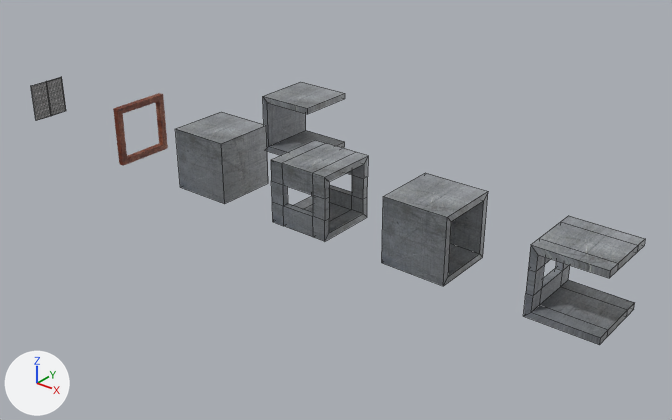
One commit to the Blender file Assets/Blender/TheOuterLevel.blend: the scene before it, then after it.
The view is the same before and after, from a camera (50 mm lens) standing at (29.9, -28.8, 17.1) and looking at (4.7, 2.7, -2.4). Arrows for +X, +Y and +Z are at lower left; the lights stay in place. Mesh edges are drawn as thin lines on the coarser meshes.

The older version as bpy lines, for what is in view:
```python
me_cube_010 = bpy.data.meshes.new('Cube.010')
me_cube_010.from_pydata(...)  # 32 vertices, 22 faces; spans x -1.5..1.5, y -1.5..1.5, z -1.5..1.5
me_cube_010.materials.append(mat_metal)  # picture img_1wh3vs3lfs_jpg
me_cube_014 = bpy.data.meshes.new('Cube.014')
me_cube_014.from_pydata(...)  # 24 vertices, 14 faces; spans x -1.0..2.0, y -1.5..1.5, z -1.5..1.5
me_cube_014.materials.append(mat_metal)  # picture img_1wh3vs3lfs_jpg
me_cube_018 = bpy.data.meshes.new('Cube.018')
me_cube_018.from_pydata(...)  # 16 vertices, 8 faces; spans x 0.0, y -1.5..1.5, z -1.5..1.5
me_cube_018.materials.append(mat_metal3)  # picture img_wln69sd93y_jpg
ob_3x3_3passwithwindow = bpy.data.objects.new('3x3_3PassWithWindow', me_cube_014)
ob_3x3_3passwithwindow.location = (18.0, 0.0, 0.0)
_m = ob_3x3_3passwithwindow.modifiers.new('Solidify', 'SOLIDIFY')
_m.thickness = 0.3
_m.use_even_offset = True
ob_3x3_passwith2windows = bpy.data.objects.new('3x3_PassWith2Windows', me_cube_010)
ob_3x3_passwith2windows.location = (6.0, 0.0, 0.0)
_m = ob_3x3_passwith2windows.modifiers.new('Solidify', 'SOLIDIFY')
_m.thickness = 0.3
_m.use_even_offset = True
ob_bearing = bpy.data.objects.new('Bearing', me_cube_018)
ob_bearing.location = (-6.0, 0.0, 0.0)
_m = ob_bearing.modifiers.new('Solidify', 'SOLIDIFY')
_m.thickness = 0.3
_m.use_even_offset = True
# also in view: '3x3_3Pass' at (0.0, 6.0, 0.0); '3x3_Pass' at (12.0, 0.0, 0.0); '3x3' at (0.0, 0.0, 0.0)
```
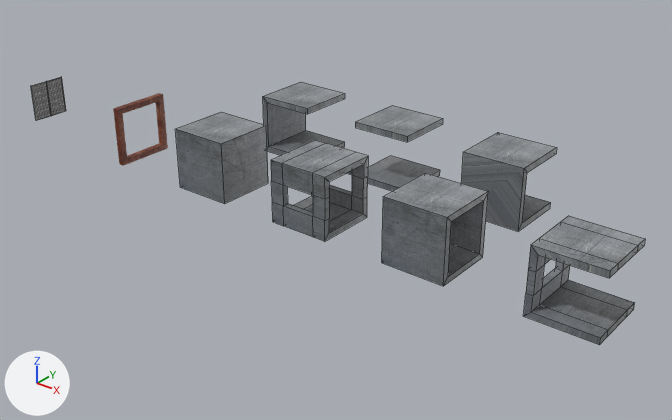
Where the change shows, as pixel boxes [x1, y1, x2, y2] in the pictures (672 x 420 px):
'3x3_Corner', added: after [461, 132, 557, 231]
'3x3_4Pass', added: after [355, 105, 443, 191]

The edits, one by one:
Picture '1wh3Vs3lFs.jpg.002' (img_1wh3vs3lfs_jpg_002) is new.
Picture '1wh3Vs3lFs.jpg.001' (img_1wh3vs3lfs_jpg_001) is new.
Material 'Metal.002' (mat_metal_002) is new.
Its texture is img_1wh3vs3lfs_jpg_002.
Material 'Metal.001' (mat_metal_001) is new.
Its texture is img_1wh3vs3lfs_jpg_001.
Mesh me_cube_003 is new.
It has 8 vertices, 4 faces and spans x -1.5..1.5, y -1.5..1.5, z -1.5..1.5.
It uses material mat_metal_002 (picture img_1wh3vs3lfs_jpg_002).
Mesh me_cube_002 is new.
It has 8 vertices, 2 faces and spans x -1.5..1.5, y -1.5..1.5, z -1.5..1.5.
It uses material mat_metal_001 (picture img_1wh3vs3lfs_jpg_001).
Object '3x3_Corner' (ob_3x3_corner) is new; it shows me_cube_003.
Its location is (12.0, 6.0, 0.0).
It gains a SOLIDIFY modifier named 'Solidify'.
Modifier setting: thickness = 0.3.
Modifier setting: use_even_offset = True.
Object '3x3_4Pass' (ob_3x3_4pass) is new; it shows me_cube_002.
Its location is (6.0, 6.0, 0.0).
It gains a SOLIDIFY modifier named 'Solidify'.
Modifier setting: thickness = 0.3.
Modifier setting: use_even_offset = True.
